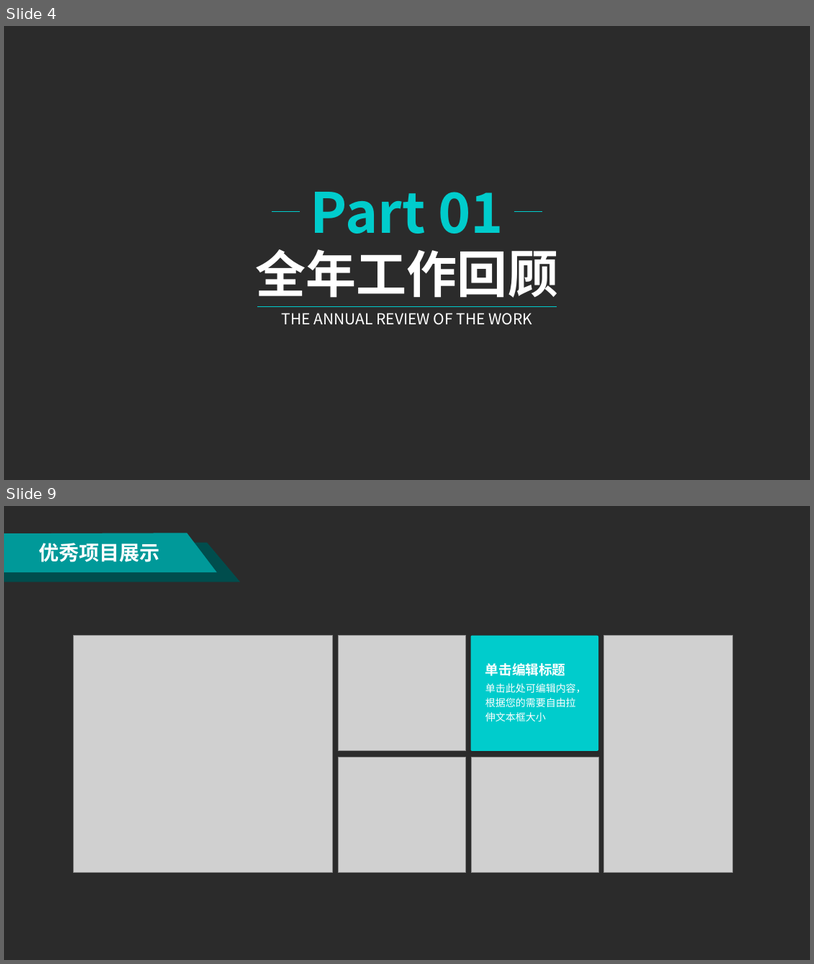
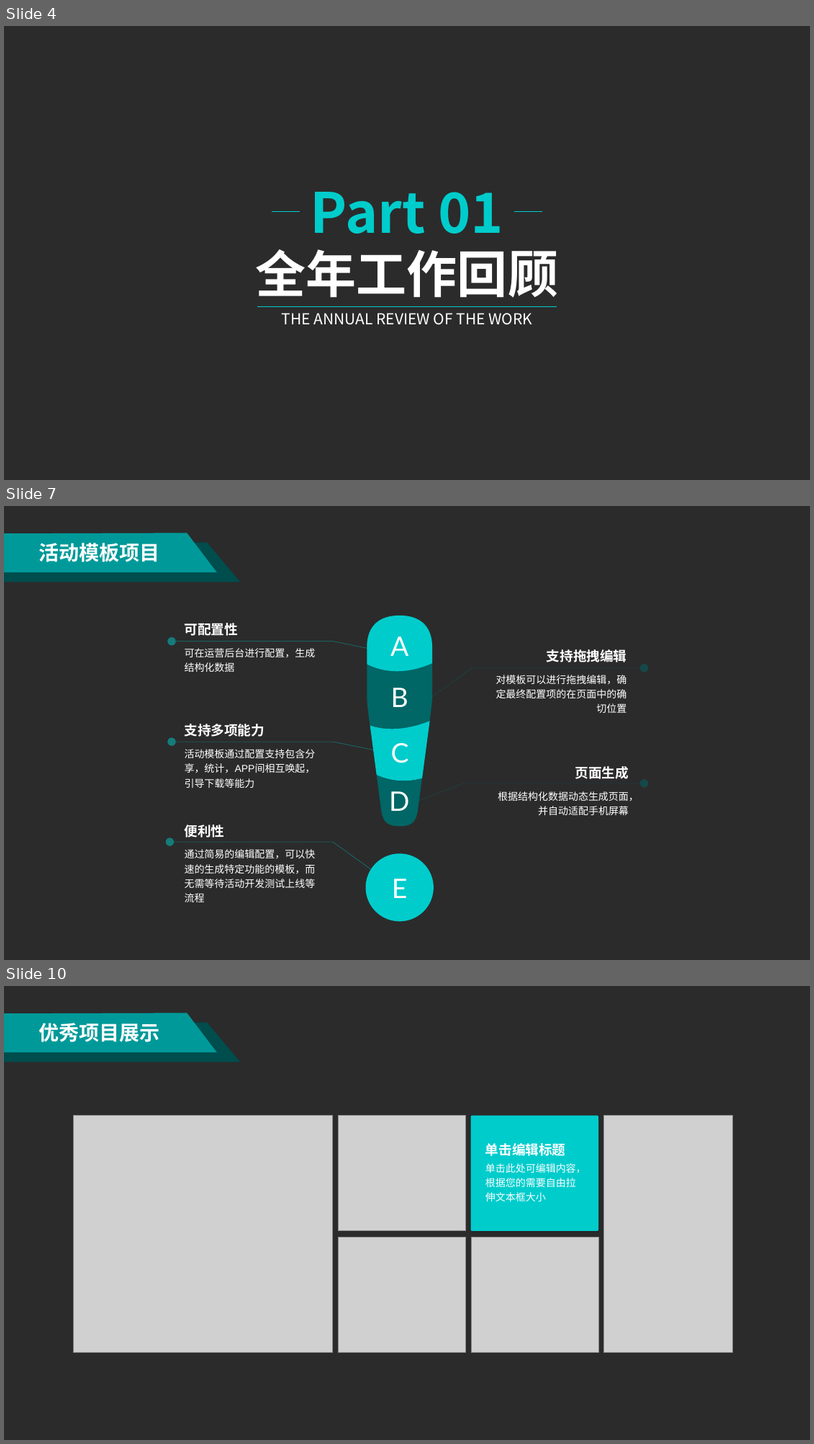
Before and after one commit to beyondverage0908/blog, a slide deck: 工作报告/2019年述职报告.pptx. Shown one above the other, each under a label of ours: slides 4 and 9 before the commit, slides 4, 7 and 10 after it; the slides between them are not shown. The pictures are 814x964 and 814x1444 pixels, drawn with LibreOffice and Linux fonts; fonts in the diff are those of the drawing; grey boxes stand for pictures; background and template pictures are left out; a plain dark background stands for a picture behind light text. Boxes give left, top, right and bottom in pixels: in the first picture for what was removed or moved away, otherwise in the second. Text is boxed around its words. In the diff, an @@ line names an element or a change of style, - is before the commit and + after.

```diff
--- a/工作报告/2019年述职报告.pptx
+++ b/工作报告/2019年述职报告.pptx
@@ slide 7 added at box(4, 506, 810, 960), background picture (left out) @@
@@ freeform shape added at box(4, 542, 241, 582), fill #004D4D @@
@@ freeform shape added at box(4, 533, 217, 572), fill #009999 @@
@@ text added at box(39, 543, 160, 562), 24 pt, text #FFFFFF, bold @@
+活动模板项目
@@ text added at box(185, 623, 238, 636), 16 pt, text #FFFFFF, bold @@
+可配置性
@@ freeform shape added at box(367, 615, 432, 675), fill #00CCCC, 32 pt, text #FFFFFF @@
+A
@@ freeform shape added at box(172, 641, 373, 650), outline #00CCCC 0.5 pt @@
@@ text added at box(185, 648, 316, 672), 12 pt, text #FFFFFF @@
+可在运营后台进行配置，生成结构化数据
@@ text added at box(547, 649, 628, 662), 16 pt, text #FFFFFF, bold @@
+支持拖拽编辑
@@ freeform shape added at box(367, 663, 432, 731), fill #006666, 32 pt, text #FFFFFF @@
+B
@@ freeform shape added at box(429, 668, 645, 700), outline #006666 0.5 pt @@
@@ text added at box(496, 674, 628, 713), 12 pt, text #FFFFFF @@
+对模板可以进行拖拽编辑，确定最终配置项的在页面中的确切位置
@@ freeform shape added at box(370, 721, 430, 783), fill #00CCCC, 32 pt, text #FFFFFF @@
+C
@@ freeform shape added at box(172, 741, 373, 750), outline #00CCCC 0.5 pt @@
@@ text added at box(185, 723, 265, 736), 16 pt, text #FFFFFF, bold @@
+支持多项能力
@@ text added at box(185, 749, 316, 788), 12 pt, text #FFFFFF @@
+活动模板通过配置支持包含分享，统计，APP间相互唤起，引导下载等能力
@@ freeform shape added at box(377, 775, 422, 826), fill #006666, 32 pt, text #FFFFFF @@
+D
@@ freeform shape added at box(418, 783, 645, 800), outline #006666 0.5 pt @@
@@ text added at box(576, 766, 629, 779), 16 pt, text #FFFFFF, bold @@
+页面生成
@@ text added at box(498, 791, 639, 815), 12 pt, text #FFFFFF @@
+根据结构化数据动态生成页面，并自动适配手机屏幕
@@ text added at box(185, 824, 225, 837), 16 pt, text #FFFFFF, bold @@
+便利性
@@ freeform shape added at box(170, 842, 373, 871), outline #00CCCC 0.5 pt @@
@@ text added at box(185, 849, 316, 902), 12 pt, text #FFFFFF @@
+通过简易的编辑配置，可以快速的生成特定功能的模板，而无需等待活动开发测试上线等流程
@@ ellipse added at box(365, 853, 434, 921), fill #00CCCC, 32 pt, text #FFFFFF @@
+E
@@ what was slide 9 is now slide 10 @@
```
Also in this commit, not shown: 3 slides changed, 2 other slides added, 2 slides removed.
